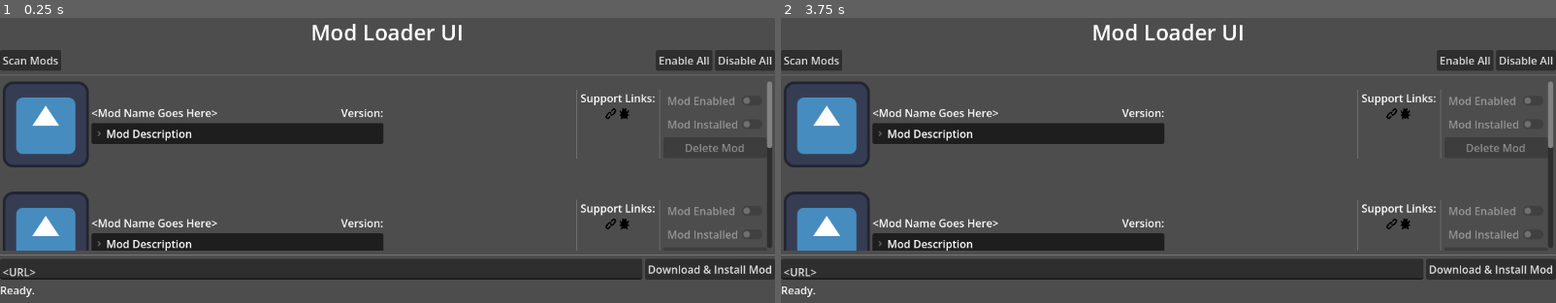
Above: before the commit, frames 1-2 (left to right).
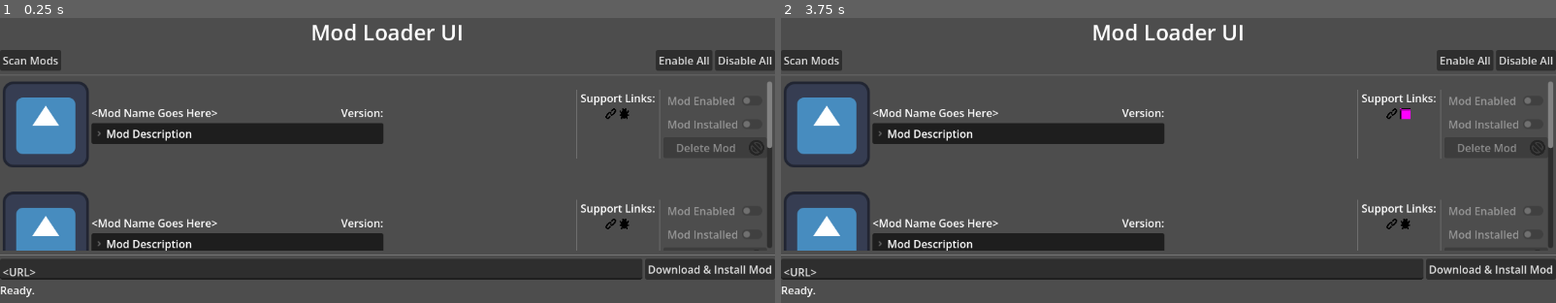
Above: after the commit, the same moments.

Repository: ScorpionInc/Godot-Mod-Loader
Game: Godot game, scene res://ModLoader/ModUI.tscn
Two runs of this game, one before a commit and one after it. Both use one fixed random seed, a clock stepped at 60 frames per second and the inputs below. The engine's default icon, where the game draws it, is replaced by a stand-in: a white triangle on a blue panel in a dark square.
Inputs (mouse positions are in pixels of both pictures, inside the frame that each line leads up to):
- Up to frame 1 (0.25 s): no input
- Up to frame 2 (3.75 s): click "Scan Mods" at 0.5 s; click "Enable All" at 1.25 s; click "Disable All" at 2 s; click (1393, 114) at 2.77 s; click (1408, 114) at 3.52 s

The runs differ from the first frame. In frame 1, 0.1% of the frame differs, in the area x 87-96%, y 44-47%; in frame 2, 0.2%, in the area x 79-96%, y 31-47%.

Commit message:
Add a delete icon

Diff:
--- /dev/null
+++ b/ModLoader/Icons/delete.svg
@@ -0,0 +1,18 @@
+<?xml version="1.0" encoding="iso-8859-1"?>
+<!-- Uploaded to: SVG Repo, www.svgrepo.com, Generator: SVG Repo Mixer Tools -->
+<!DOCTYPE svg PUBLIC "-//W3C//DTD SVG 1.1//EN" "http://www.w3.org/Graphics/SVG/1.1/DTD/svg11.dtd">
+<svg fill="#000000" height="800px" width="800px" version="1.1" id="Capa_1" xmlns="http://www.w3.org/2000/svg" xmlns:xlink="http://www.w3.org/1999/xlink"
+	 viewBox="0 0 293.303 293.303" xml:space="preserve">
+<g>
+	<path d="M146.652,63.306c-9.125,0-17.898,1.487-26.115,4.197l105.263,105.262c2.71-8.217,4.197-16.99,4.197-26.114
+		C229.997,100.621,192.682,63.306,146.652,63.306z"/>
+	<path d="M146.652,229.996c9.125,0,17.898-1.487,26.115-4.197L67.504,120.537c-2.71,8.217-4.197,16.99-4.197,26.114
+		C63.306,192.682,100.621,229.996,146.652,229.996z"/>
+	<path d="M146.652,0C65.306,0,0,66.198,0,146.651c0,80.864,65.787,146.651,146.651,146.651c80.822,0,146.65-65.769,146.65-146.651
+		C293.302,65.787,227.515,0,146.652,0z M190.728,243.761c-13.441,6.125-28.367,9.542-44.076,9.542
+		C87.844,253.303,40,205.459,40,146.651c0-15.709,3.416-30.635,9.541-44.076c2.527-5.546,5.517-10.839,8.918-15.83l148.099,148.097
+		C201.567,238.244,196.275,241.234,190.728,243.761z M243.761,190.727c-2.527,5.546-5.517,10.839-8.919,15.83L86.745,58.46
+		c4.991-3.401,10.284-6.391,15.83-8.918C116.016,43.417,130.942,40,146.652,40c58.808,0,106.65,47.844,106.65,106.651
+		C253.302,162.361,249.886,177.286,243.761,190.727z"/>
+</g>
+</svg>
--- a/ModLoader/ModUIPanel.tscn
+++ b/ModLoader/ModUIPanel.tscn
@@ -3,6 +3,7 @@
 [ext_resource type="Texture2D" uid="uid://bqalt0xw7ng5w" path="res://ModLoader/Icons/icon.svg" id="1_8yq7x"]
 [ext_resource type="Texture2D" uid="uid://5xe7diun5jxp" path="res://ModLoader/Icons/link.svg" id="2_yp063"]
 [ext_resource type="Texture2D" uid="uid://c8ogy38nar6i0" path="res://ModLoader/Icons/bug.svg" id="3_m84o8"]
+[ext_resource type="Texture2D" uid="uid://b7lfhqsg61jdd" path="res://ModLoader/Icons/delete.svg" id="4_pq8ey"]
 
 [sub_resource type="GDScript" id="GDScript_8yq7x"]
 script/source = "extends Control
@@ -72,6 +73,9 @@
 	self.enable_action_btns()
 "
 
+[sub_resource type="PlaceholderTexture2D" id="PlaceholderTexture2D_m84o8"]
+size = Vector2(16, 16)
+
 [node name="ModUIPanel" type="Control" unique_id=1720623482]
 custom_minimum_size = Vector2(256, 160)
 layout_mode = 3
@@ -164,6 +168,7 @@
 layout_mode = 2
 size_flags_horizontal = 0
 size_flags_vertical = 0
+tooltip_text = "Mod author website"
 texture_normal = ExtResource("2_yp063")
 ignore_texture_size = true
 stretch_mode = 4
@@ -172,7 +177,9 @@
 custom_minimum_size = Vector2(16, 16)
 layout_mode = 2
 size_flags_vertical = 4
+tooltip_text = "Bug report link"
 texture_normal = ExtResource("3_m84o8")
+texture_hover = SubResource("PlaceholderTexture2D_m84o8")
 ignore_texture_size = true
 stretch_mode = 4
 
@@ -194,3 +201,6 @@
 [node name="DeleteButton" type="Button" parent="MarginContainer/ContentsContainer/EndFlowContainer/ActionsVBoxContainer" unique_id=1727437547]
 layout_mode = 2
 text = "Delete Mod"
+icon = ExtResource("4_pq8ey")
+icon_alignment = 2
+expand_icon = true
Not shown, added: ModLoader/Icons/delete.svg.import
Not shown, added: ModLoader/Icons/delete.svg.txt
